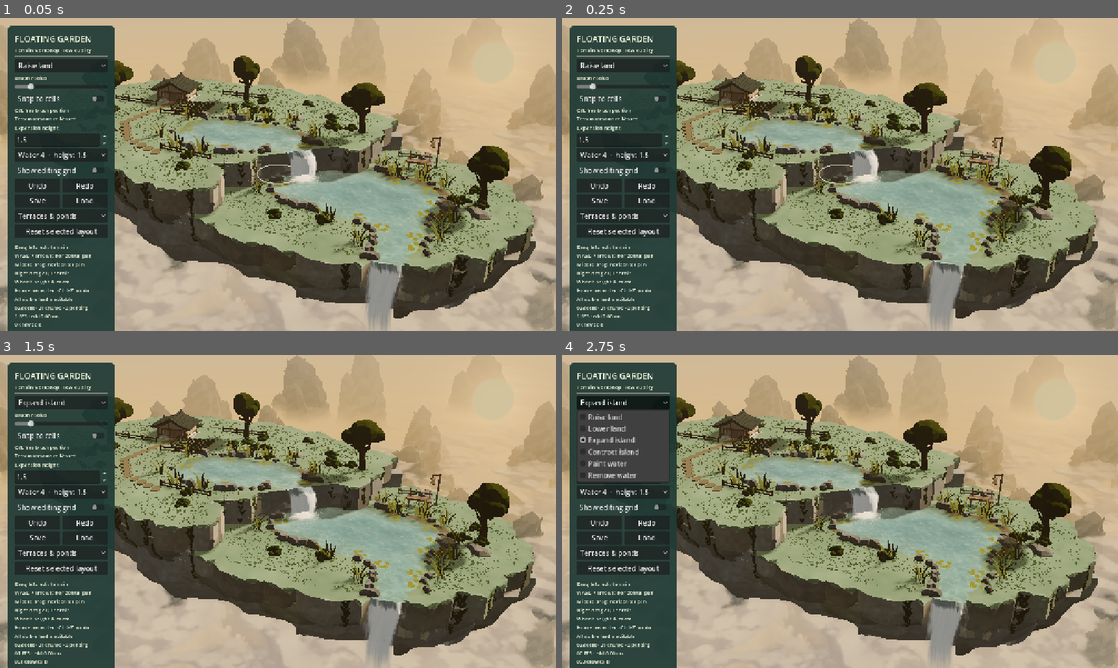
Above: before the commit, frames 1-4 (two rows, left to right).
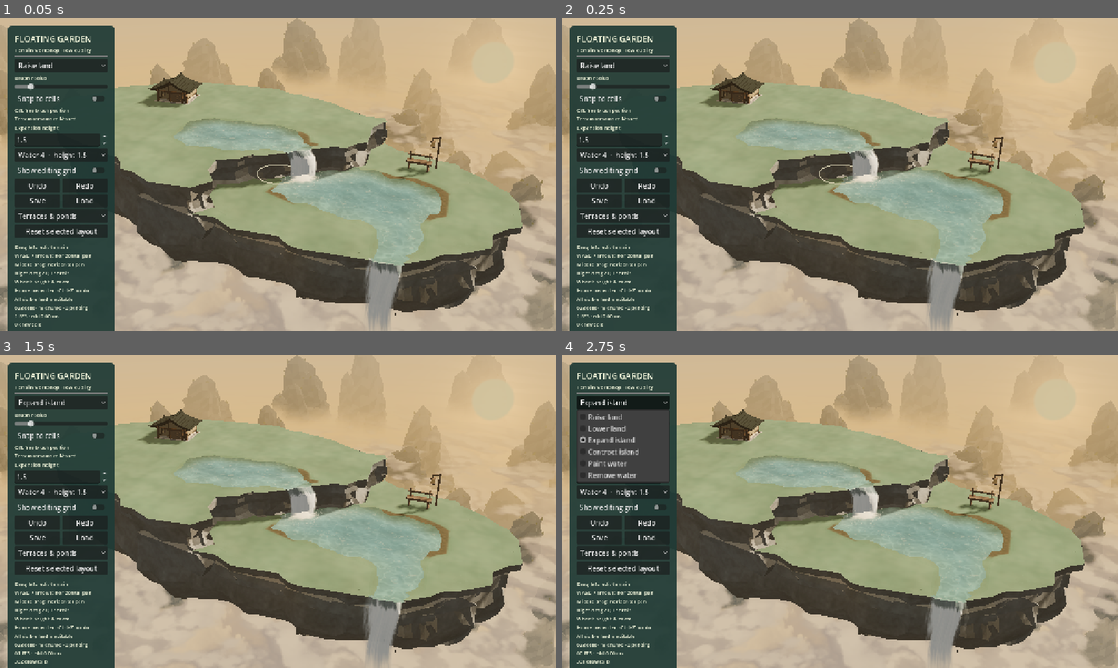
Above: after the commit, the same moments.

Repository: YI1219/Idle_and_incremental_game
Game: Godot game, scene res://scenes/terrain_editor.tscn
Same seed, same stepped clock (60 frames per second), same inputs: the game is played once before the commit and once after it.
Inputs:
- Up to frame 1 (0.05 s): no input
- Up to frame 2 (0.25 s): no input
- Up to frame 3 (1.5 s): click "Raise land" at 0.5 s; click "Snap to cells" at 1.25 s
- Up to frame 4 (2.75 s): click "Expand island" at 2 s

The runs differ from the first frame. In frame 1, 15% of the frame differs, in the area x 7-97%, y 12-96%; in frame 2, 15%; in frame 3, 15%, in the area x 2-97%, y 12-99%; in frame 4, 15%.
Error after the commit: Parse Error: Cannot infer the type of "root" variable because the value doesn't have a set type. (res://scripts/terrain_editor/terrain_models.gd:211)

Commit message:
Grow continuous short meadow turf over loam.
Replace the flat radial fans with upright overlapping clumps at meadow density, bias blade normals skyward, and let close lawn gaps read as soil instead of a painted olive sheet.

Co-authored-by: YI <YI1219@users.noreply.github.com>

Diff:
--- a/scripts/terrain_editor/terrain_decoration.gd
+++ b/scripts/terrain_editor/terrain_decoration.gd
@@ -646,10 +646,10 @@
 	return true
 func _path_points()->Array:
 	return [Vector2(-11,-7+2.24*.82*preload("res://scripts/terrain_editor/terrain_props.gd").COTTAGE_SCALE),Vector2(-12,-3),Vector2(-13,0),Vector2(-11,3),Vector2(-7,5)]
-func _near_path(p:Vector2)->bool:
+func _near_path(p:Vector2,clearance:float=.75)->bool:
 	var points:=_path_points()
 	for i in points.size()-1:
-		if p.distance_to(Geometry2D.get_closest_point_to_segment(p,points[i],points[i+1]))<.75:return true
+		if p.distance_to(Geometry2D.get_closest_point_to_segment(p,points[i],points[i+1]))<clearance:return true
 	return false
 func _path(result:Dictionary,field,chunk:Vector2i)->void:
 	var points:=_path_points()
@@ -674,28 +674,38 @@
 			var pose:=_transform(Vector3(p.x,sample.height,p.y),-float(spec[1]),Vector3.ONE*1.5)
 			pose.origin-=pose.basis*Vector3(0,0,-.46)
 			result.fence.append(pose)
+func _meadow_density(cell:Vector2i)->float:
+	# A few metres of meadow, then an opening. Most cells stay full; the
+	# aligned troughs of the two waves are the gaps.
+	var x:=float(cell.x)+.5
+	var z:=float(cell.y)+.5
+	var broad:=sin(x*1.15+z*.42)*sin(z*1.35-x*.33)
+	var mid:=sin(x*2.05-z*.70)*sin(z*1.80+x*.55)
+	return clampf((broad*.55+mid*.45)*.5+.62,0.0,1.0)
 func _place_turf(result:Dictionary,field,data:Data,chunk:Vector2i)->void:
-	# Low-frequency density: some metres are a soft mat, others stay open.
-	# Blades stay short so a clump photographs as turf rather than a planted disc.
+	# Dozens of short clumps per square metre where the field is full, and
+	# only a few where it opens. Path stones and the kitchen garden stay clear.
 	for z in range(chunk.y*8,chunk.y*8+8):
 		for x in range(chunk.x*8,chunk.x*8+8):
 			var cell:=Vector2i(x,z)
-			var density:=.5+.5*sin((x+.5)*2.35+(z+.5)*.55)*sin((z+.5)*1.95-(x+.5)*.40)
-			var accept:=lerpf(.55,.96,clampf(density,0.0,1.0))
-			for attempt in 20:
+			var density:=_meadow_density(cell)
+			var shaped:=density*density*(3.0-2.0*density)
+			var accept:=lerpf(.16,.92,shaped)
+			if density<.28:accept*=lerpf(.35,1.0,clampf((density-.12)/.16,0.0,1.0))
+			for attempt in 56:
 				if random_at(cell,data.seed,4300+attempt)>accept:continue
-				var p:=Vector2(x+.04+random_at(cell,data.seed,4400+attempt)*.92,z+.04+random_at(cell,data.seed,4500+attempt)*.92)
-				if _near_path(p) or p.distance_to(Vector2(-11,-7))<2.6:continue
+				var p:=Vector2(x+.02+random_at(cell,data.seed,4400+attempt)*.96,z+.02+random_at(cell,data.seed,4500+attempt)*.96)
+				if _near_path(p,.52) or p.distance_to(Vector2(-11,-7))<2.6:continue
 				if p.x>-10.5 and p.x<-6.9 and p.y>-6.1 and p.y<-3.1:continue
 				var surface:Dictionary=field.surface_at(p)
 				if surface.is_empty() or surface.water>=0:continue
 				var h:float=surface.height
-				if not _stable(field,p,h,.18):continue
+				if not _stable(field,p,h,.16):continue
 				var yaw:=random_at(cell,data.seed,4600+attempt)*TAU
-				var scale:=lerpf(.88,1.28,random_at(cell,data.seed,4700+attempt))
-				var tall:=lerpf(.72,1.05,random_at(cell,data.seed,4800+attempt))
-				var origin:=Vector3(p.x,h-.01+_lawn_relief(field,p,h),p.y)
-				result.turf.append(_transform(origin,yaw,Vector3(scale,tall*scale,scale)))
+				var scale:=lerpf(.86,1.20,random_at(cell,data.seed,4700+attempt))
+				var tall:=lerpf(.84,1.14,random_at(cell,data.seed,4800+attempt))*lerpf(1.10,.88,density)
+				var origin:=Vector3(p.x,h-.012+_lawn_relief(field,p,h),p.y)
+				result.turf.append(_transform(origin,yaw,Vector3(scale,tall,scale)))
 func _lawn_relief(field,p:Vector2,h:float)->float:
 	# Matches the open-lawn sine used by the cap. Near a drop the wave fades
 	# so blades do not sit on the bank lip.
@@ -728,11 +738,13 @@
 			instance.cast_shadow=GeometryInstance3D.SHADOW_CASTING_SETTING_OFF if kind=="turf" else GeometryInstance3D.SHADOW_CASTING_SETTING_ON
 			parent.add_child(instance)
 static func _turf_tone(origin:Vector3)->Color:
+	# Linear multiplier around white. The shader owns the olive; this only
+	# shifts value and a little warmth from clump to clump.
 	var a:=fposmod(sin(origin.x*12.9898+origin.z*78.233)*43758.5453,1.0)
 	var b:=fposmod(sin(origin.x*19.19+origin.z*41.13)*24634.6345,1.0)
-	var value:=lerpf(.90,1.08,a)
-	var tint:=Color(.40,.52,.42).lerp(Color(.48,.58,.47),b)
-	return Color(tint.r*value,tint.g*value,tint.b*value,1.0)
+	var value:=lerpf(.92,1.08,a)
+	var warm:=lerpf(.96,1.05,b)
+	return Color(value*warm,value,value*lerpf(1.04,.94,b),1.0)
 static func _stone_tone(origin:Vector3)->Color:
 	# Deterministic per-stone value and hue: warm ochre, cool slate and moss-dark.
 	var a:=fposmod(sin(origin.x*12.9898+origin.z*78.233)*43758.5453,1.0)
--- a/scripts/terrain_editor/terrain_models.gd
+++ b/scripts/terrain_editor/terrain_models.gd
@@ -180,26 +180,46 @@
 	return {"mesh":builder.mesh(),"pose":Transform3D.IDENTITY}
 
 func _turf_models()->Array:
-	# Short opaque blades in a loose fan. They read as a soft clump, not a disc.
+	# Standing meadow tuft. Blades stay short and mostly upright, with a small
+	# tip bend, so neighbouring clumps join into sod instead of a flat fan.
 	var vertices:=PackedVector3Array()
 	var normals:=PackedVector3Array()
 	var colors:=PackedColorArray()
 	var uv:=PackedVector2Array()
-	for i in 11:
-		var angle:=i*TAU/11.0+.27
+	# angle, height, width, lean, root radius, root angle, side curl
+	var specs:Array=[
+		[.18,.096,.024,.018,.010,0.4,.004],
+		[.72,.074,.020,.014,.030,1.2,-.003],
+		[1.28,.108,.028,.022,.006,2.4,.005],
+		[1.86,.052,.036,.010,.038,2.7,-.004],
+		[2.42,.088,.022,.016,.016,3.3,.003],
+		[3.05,.100,.026,.020,.024,4.1,-.005],
+		[3.62,.060,.034,.012,.034,4.6,.004],
+		[4.28,.082,.020,.016,.012,5.1,-.003],
+		[4.92,.112,.026,.024,.018,0.8,.005],
+		[5.48,.046,.038,.008,.040,1.7,-.004],
+		[5.95,.078,.022,.014,.014,5.7,.003],
+		[6.28,.066,.030,.012,.026,3.8,-.003],
+	]
+	for spec:Array in specs:
+		var angle:float=spec[0]
+		var height:float=spec[1]
+		var width:float=spec[2]
+		var lean:float=spec[3]
 		var forward:=Vector3(cos(angle),0.0,sin(angle))
 		var side:=Vector3(-forward.z,0.0,forward.x)
-		var height:=.032+.022*sin(i*1.7)
-		var width:=.026+.008*cos(i*2.1)
-		var lean:=.085+.028*sin(i*.9)
+		var root:=Vector3(cos(spec[5]),0.0,sin(spec[5]))*spec[4]
+		var curl:float=spec[6]
 		var rows:Array=[]
 		for row in 3:
 			var t:=float(row)/2.0
-			var out:=forward*lean*t*t
-			var half:=side*width*(1.0-t*.62)*.5
-			var y:=height*t
-			rows.append({"left":out-half+Vector3(0,y,0),"right":out+half+Vector3(0,y,0),"t":t})
-		var normal:=Vector3(forward.x*.22,1.0,forward.z*.22).normalized()
+			var center:=root+forward*lean*t*t+side*curl*t+Vector3(0.0,height*t,0.0)
+			var half:=width*(1.0-t*.48)*.5
+			rows.append({"left":center-side*half,"right":center+side*half,"t":t})
+		var normal:=Vector3(forward.x*.06,1.0,forward.z*.06).normalized()
+		var shade:=.94+.10*abs(sin(angle*2.7))
+		var warm:=.96+.08*abs(cos(angle*1.9))
+		var blade_color:=Color(shade*warm,shade,shade*lerpf(1.04,.94,warm-.96),1.0)
 		for seg in 2:
 			var low:Dictionary=rows[seg]
 			var high:Dictionary=rows[seg+1]
@@ -210,7 +230,7 @@
 			for corner:Array in corners:
 				vertices.append(corner[0]);vertices.append(corner[1]);vertices.append(corner[2])
 				normals.append(normal);normals.append(normal);normals.append(normal)
-				colors.append(Color.WHITE);colors.append(Color.WHITE);colors.append(Color.WHITE)
+				colors.append(blade_color);colors.append(blade_color);colors.append(blade_color)
 				uv.append(Vector2(corner[3],corner[6]));uv.append(Vector2(corner[4],corner[7]));uv.append(Vector2(corner[5],corner[8]))
 	var arrays:Array=[]
 	arrays.resize(Mesh.ARRAY_MAX)
--- a/shaders/terrain_editor/ground.gdshader
+++ b/shaders/terrain_editor/ground.gdshader
@@ -15,6 +15,18 @@
 	float detail=1.0-smoothstep(.35,1.0,footprint);
 	vec2 slope;
 	vec3 color=ground_cover(p,detail,slope);
+	// Up close the olive pair would read as a painted sheet between blades.
+	// Loam shows in those gaps; distance falls back to the unresolved lawn.
+	float moss=smoothstep(.58,.88,gc_noise(p*1.15+vec2(3.2,8.4)));
+	float loam_n=gc_noise(p*2.35+vec2(4.2,1.6));
+	float clod=gc_noise(p*vec2(6.2,7.4)+vec2(1.4,9.0));
+	float grit=gc_noise(p*vec2(15.0,17.0));
+	vec3 loam=mix(vec3(.16,.13,.09),vec3(.30,.24,.16),loam_n*.60+clod*.40);
+	loam*=1.0+(grit-.5)*.09;
+	loam=mix(loam,loam*vec3(.90,.98,.84),smoothstep(.60,.90,gc_noise(p*.42+vec2(7.0,2.2))));
+	float pebble=smoothstep(.84,.96,gc_noise(p*vec2(22.0,26.0)));
+	loam=mix(loam,loam*vec3(1.18,1.12,1.02),pebble*.45);
+	color=mix(color,loam,detail*mix(.90,.52,moss));
 	// Exposed crown patches, never a perimeter-distance stroke. Most of the
  // shared cap is turf, including its edge; sparse mineral windows stop inland.
  float patch=gc_noise(p*1.65+vec2(11.0,3.0));
--- a/shaders/terrain_editor/turf.gdshader
+++ b/shaders/terrain_editor/turf.gdshader
@@ -21,12 +21,14 @@
 	tip=UV.y;
 }
 void fragment(){
-	vec3 tint=COLOR.rgb;
-	tint=mix(pow((tint+vec3(.055))*(1.0/1.055),vec3(2.4)),tint*(1.0/12.92),lessThan(tint,vec3(.04045)));
-	vec3 root=tint*vec3(.90,.94,.86);
-	vec3 blade=tint*vec3(1.02,1.04,.96);
-	ALBEDO=mix(root,blade,smoothstep(.08,.85,tip));
+	// COLOR is a linear multiplier around 1. Skyward normals keep each blade
+	// from flashing; the root stays darker so the tuft sits in the loam.
+	vec3 tint=max(COLOR.rgb,vec3(0.001));
+	vec3 root=vec3(.18,.22,.13)*tint;
+	vec3 blade=vec3(.40,.45,.27)*tint;
+	ALBEDO=mix(root,blade,smoothstep(.04,.78,tip));
 	vec3 up=(VIEW_MATRIX*vec4(0.0,1.0,0.0,0.0)).xyz;
-	NORMAL=normalize(mix(NORMAL,up,.72));
-	ROUGHNESS=.98;
+	NORMAL=normalize(mix(NORMAL,up,.91));
+	ROUGHNESS=.97;
+	BACKLIGHT=vec3(.03,.04,.018)*smoothstep(.40,1.0,tip);
 }
--- /dev/null
+++ b/tests/capture_continuous_turf.gd
@@ -0,0 +1,36 @@
+extends "res://tests/capture_rim_round.gd"
+## Runtime stills for the continuous meadow turf pass.
+func _turf_count()->int:
+	var total:=0
+	for node in editor.renderer.find_children("*","MultiMeshInstance3D",true,false):
+		if str(node.name).begins_with("turf"):
+			total+=node.multimesh.instance_count
+	return total
+func capture(name:String)->void:
+	for i in 8:
+		RenderingServer.force_draw(false)
+		await process_frame
+	RenderingServer.force_draw(false)
+	var error:=viewport.get_texture().get_image().save_png(OUT+name+".png")
+	captures.append({"file":name+".png","error":error,"position":str(editor.camera.position),"rotation":str(editor.camera.rotation_degrees)})
+func run()->void:
+	var args:=OS.get_cmdline_user_args()
+	OUT="res://art/review/terrain_fidelity/2026-10-12/continuous_turf/"
+	var tag:="after" if args.is_empty() else args[0]
+	DirAccess.make_dir_recursive_absolute(ProjectSettings.globalize_path(OUT))
+	viewport=SubViewport.new();viewport.size=Vector2i(1671,941);viewport.own_world_3d=true
+	viewport.msaa_3d=Viewport.MSAA_4X;viewport.render_target_update_mode=SubViewport.UPDATE_ALWAYS
+	root.add_child(viewport)
+	editor=load("res://scenes/terrain_editor.tscn").instantiate();viewport.add_child(editor)
+	editor.hud.hide();editor.brush.hide();editor.set_process(false);editor.camera.set_process(false)
+	publish()
+	print("TURF INSTANCES ",_turf_count())
+	frame(Vector2(0,-1),21.0,16.0,27.0);await capture(tag+"_default")
+	frame(Vector2(0,-1),29.0,16.0,24.0);await capture(tag+"_distant")
+	frame(Vector2(-12,3),8.2,16.0,27.0);await capture(tag+"_rim")
+	editor.camera.position=Vector3(1,10,12);editor.camera.look_at(Vector3(-3,3.5,2));await capture(tag+"_pond")
+	editor.camera.position=Vector3(-16.2,4.35,1.2)
+	editor.camera.look_at(Vector3(-13.4,3.52,-0.6))
+	await capture(tag+"_grass")
+	print("LOOK CAPTURES: ",tag," ",captures.size()," errors ",captures," adapter ",RenderingServer.get_video_adapter_name())
+	quit()
Not shown, changed: shaders/terrain_editor/ground_cover.gdshaderinc
